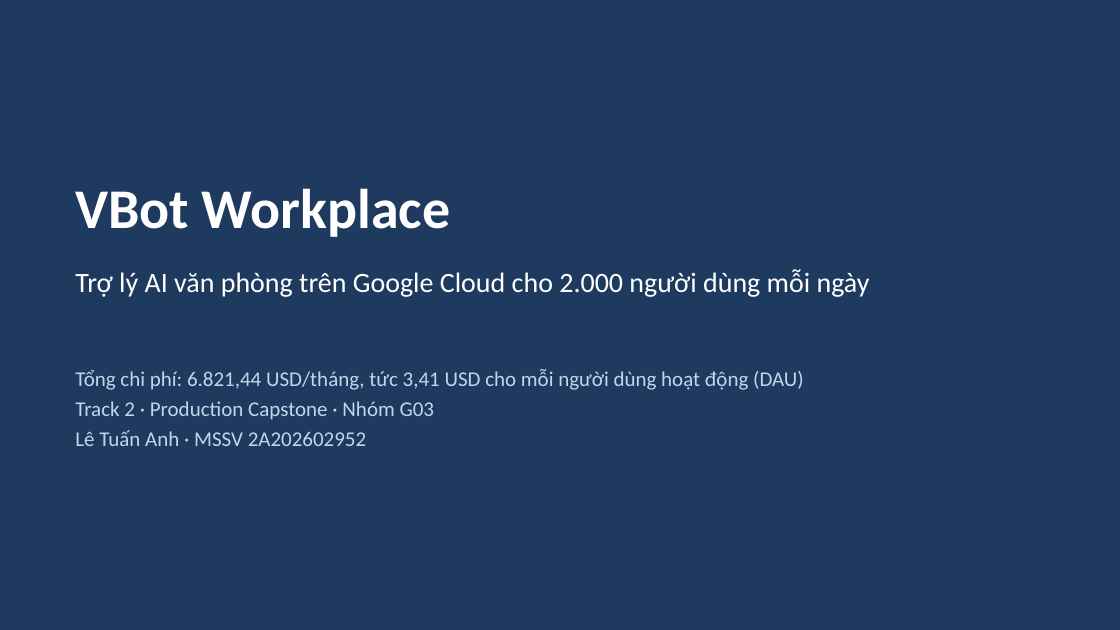
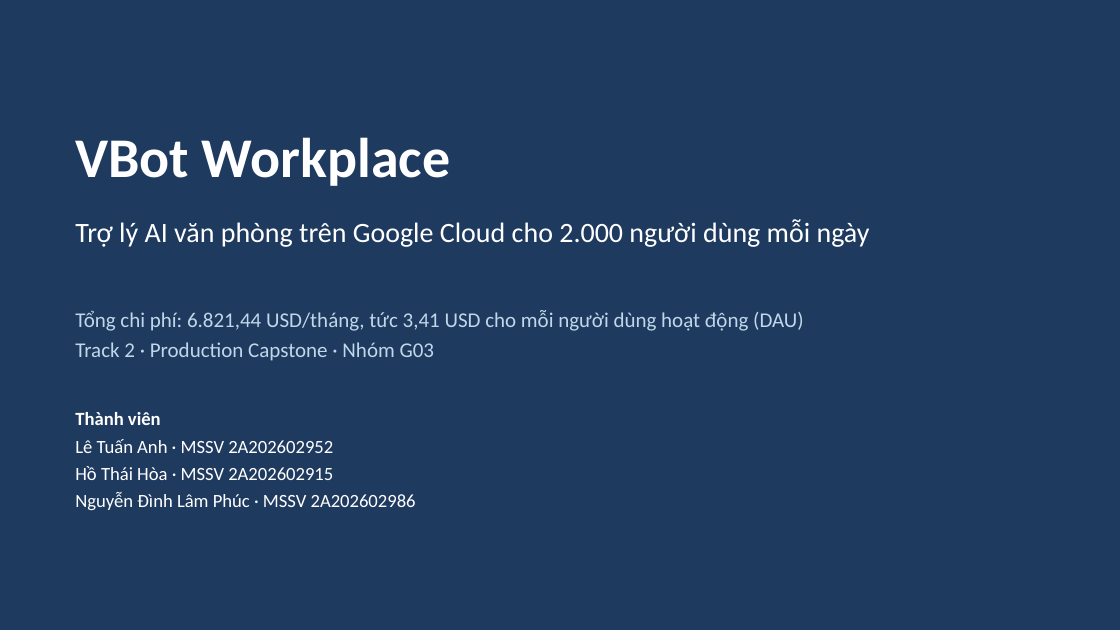
Before and after one commit to anhltsefpt/VBot-production-capstone, a slide deck: slide 1 of anh-le/G03_slide.pptx. Drawn at 1120x630 pixels with LibreOffice and Linux fonts; fonts in the diff are those of the drawing. Boxes give left, top, right and bottom in pixels: in the first picture for what was removed or moved away, otherwise in the second. Text is boxed around its words. In the diff, an @@ line names an element or a change of style, - is before the commit and + after.

```diff
--- a/anh-le/G03_slide.pptx
+++ b/anh-le/G03_slide.pptx
@@ text "VBot Workplace": place and size @@
-text "VBot Workplace" at (75,188,450,237)
+text "VBot Workplace" at (75,137,450,186)
@@ text "Trợ lý AI văn phòng ...": place and size @@
-text "Trợ lý AI văn phòng ..." at (75,269,870,297)
+text "Trợ lý AI văn phòng ..." at (75,219,870,247)
@@ text "Tổng chi phí: 6.821,44 USD/tháng, ...": place and size @@
-text "Tổng chi phí: 6.821,44 USD/tháng, ..." at (75,369,804,446)
+text "Tổng chi phí: 6.821,44 USD/tháng, ..." at (75,310,804,361)
@@ text added at (75,412,416,510), 16 pt, text #FFFFFF @@
+Thành viên
+Lê Tuấn Anh · MSSV 2A202602952
+Hồ Thái Hòa · MSSV 2A202602915
+Nguyễn Đình Lâm Phúc · MSSV 2A202602986
@@ text at (75,430,366,446): paragraph removed @@
-Lê Tuấn Anh · MSSV 2A202602952
```
Also in this commit, not shown: 19 other slides changed, 2 other files.
